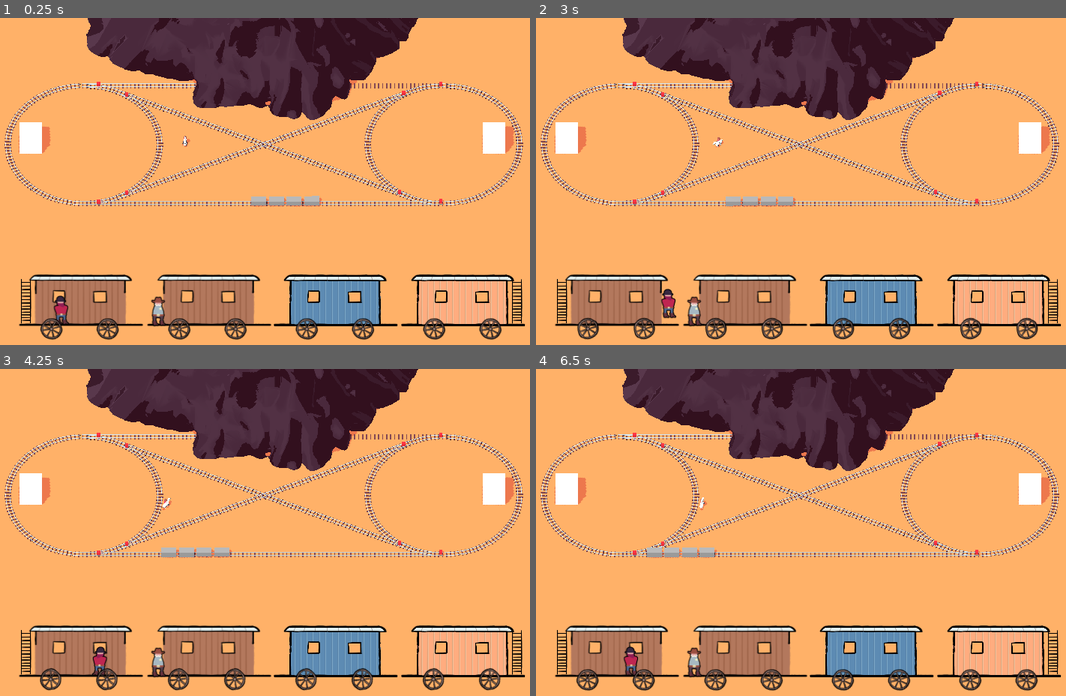
Above: before the commit, frames 1-4 (two rows, left to right).
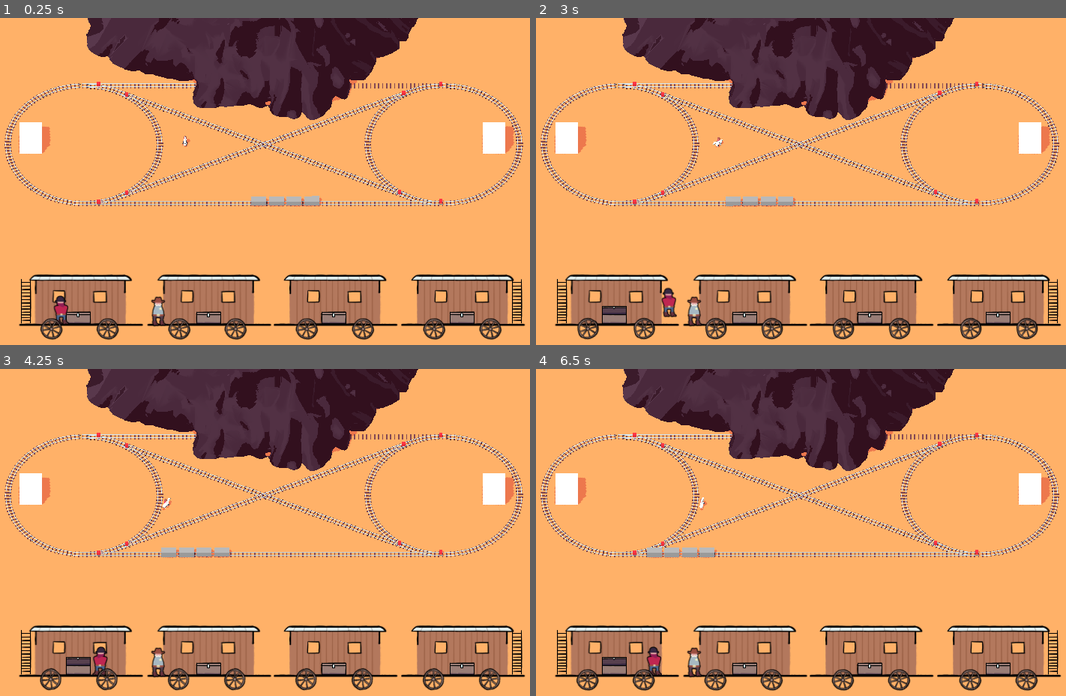
Above: after the commit, the same moments.

Repository: Miltage/train-heist
Game: Godot game, scene res://scenes/main.tscn
The game is run twice, just before and just after one commit, with the same random seed, the same clock (stepped at 60 frames per second) and the same inputs.
Inputs (mouse positions are in pixels of both pictures, inside the frame that each line leads up to):
- Up to frame 1 (0.25 s): no input
- Up to frame 2 (3 s): move the mouse to (938, 168) at 0.52 s; hold D (steer_right) 0.53-1.28 s; click (938, 168) at 0.6 s; right-click (938, 168) at 0.8 s; move the mouse to (684, 204) at 1.27 s; hold S (move_backward) 1.28-2.03 s; right-click (684, 204) at 1.35 s; click (684, 204) at 1.55 s; move the mouse to (864, 112) at 2.02 s; hold D (steer_right) 2.03-2.78 s; click (864, 112) at 2.1 s; right-click (864, 112) at 2.3 s; move the mouse to (774, 253) at 2.77 s; hold W (move_forward) from 2.78 s (still down); right-click (774, 253) at 2.85 s
- Up to frame 3 (4.25 s): click (238, 604) at 3.05 s; move the mouse to (450, 588) at 3.52 s; release W (move_forward) at 3.53 s; hold A (steer_left) from 3.53 s (still down); click (450, 588) at 3.6 s; right-click (450, 588) at 3.8 s
- Up to frame 4 (6.5 s): move the mouse to (626, 486) at 4.27 s; right-click (626, 486) at 4.35 s; click (626, 486) at 4.55 s; move the mouse to (838, 539) at 5.02 s; release A (steer_left) at 5.03 s; hold S (move_backward) 5.03-5.78 s; click (838, 539) at 5.1 s; right-click (838, 539) at 5.3 s; move the mouse to (716, 454) at 5.77 s; hold D (steer_right) from 5.78 s (still down); right-click (716, 454) at 5.85 s; click (716, 454) at 6.05 s

The runs differ from the first frame. In frame 1, 4.9% of the frame differs, in the area x 12-100%, y 78-95%; in frame 2, 5.1%; in frame 3, 5.0%; in frame 4, 5.3%.

Commit message:
Add chests

Diff:
--- a/project.godot
+++ b/project.godot
@@ -51,6 +51,16 @@
 , Object(InputEventKey,"resource_local_to_scene":false,"resource_name":"","device":-1,"window_id":0,"alt_pressed":false …(186 unchanged characters)…
 ]
 }
+interact={
+"deadzone": 0.2,
+"events": [Object(InputEventMouseButton,"resource_local_to_scene":false,"resource_name":"","device":-1,"window_id":0,"alt_pressed":false,"shift_pressed":false,"ctrl_pressed":false,"meta_pressed":false,"button_mask":0,"position":Vector2(0, 0),"global_position":Vector2(0, 0),"factor":1.0,"button_index":1,"canceled":false,"pressed":false,"double_click":false,"script":null)
+]
+}
+interact2={
+"deadzone": 0.2,
+"events": [Object(InputEventMouseButton,"resource_local_to_scene":false,"resource_name":"","device":-1,"window_id":0,"alt_pressed":false,"shift_pressed":false,"ctrl_pressed":false,"meta_pressed":false,"button_mask":0,"position":Vector2(0, 0),"global_position":Vector2(0, 0),"factor":1.0,"button_index":2,"canceled":false,"pressed":false,"double_click":false,"script":null)
+]
+}
 
 [physics]
 
--- /dev/null
+++ b/scenes/chest.tscn
@@ -0,0 +1,35 @@
+[gd_scene load_steps=7 format=3 uid="uid://bbfkc27lg5t4k"]
+
+[ext_resource type="Script" uid="uid://bgdn1fdu526kd" path="res://scripts/Chest.gd" id="1_yhylo"]
+[ext_resource type="Texture2D" uid="uid://g5wdwbvtrqk7" path="res://krita/chest_closed.png" id="1_yue2o"]
+[ext_resource type="Texture2D" uid="uid://dmcq15fmc0lpw" path="res://krita/chest_locked.png" id="2_yhylo"]
+[ext_resource type="Texture2D" uid="uid://785i8upxmo0y" path="res://krita/chest_open.png" id="3_w02o5"]
+[ext_resource type="Texture2D" uid="uid://ccad4pie2g2e2" path="res://krita/chest_hidden.png" id="4_ilhio"]
+
+[sub_resource type="RectangleShape2D" id="RectangleShape2D_w02o5"]
+size = Vector2(99, 92)
+
+[node name="Chest" type="Area2D"]
+script = ExtResource("1_yhylo")
+
+[node name="Closed" type="Sprite2D" parent="."]
+texture = ExtResource("1_yue2o")
+
+[node name="Locked" type="Sprite2D" parent="."]
+visible = false
+texture = ExtResource("2_yhylo")
+
+[node name="Open" type="Sprite2D" parent="."]
+visible = false
+texture = ExtResource("3_w02o5")
+
+[node name="Hidden" type="Sprite2D" parent="."]
+visible = false
+texture = ExtResource("4_ilhio")
+
+[node name="CollisionShape2D" type="CollisionShape2D" parent="."]
+position = Vector2(-1.5, 5)
+shape = SubResource("RectangleShape2D_w02o5")
+
+[connection signal="body_entered" from="." to="." method="_on_body_entered"]
+[connection signal="body_exited" from="." to="." method="_on_body_exited"]
--- a/scenes/train_2d.tscn
+++ b/scenes/train_2d.tscn
@@ -1,10 +1,11 @@
-[gd_scene load_steps=12 format=3 uid="uid://brbwxgxrrsa7n"]
+[gd_scene load_steps=13 format=3 uid="uid://brbwxgxrrsa7n"]
 
 [ext_resource type="PackedScene" uid="uid://cl4ugtlkr2pph" path="res://scenes/carriage_2d.tscn" id="1_a8ued"]
 [ext_resource type="Script" uid="uid://bjmx3r3rihifq" path="res://scripts/Train2D.gd" id="1_qe48q"]
 [ext_resource type="Texture2D" uid="uid://dh4flpxjuanh6" path="res://krita/sheriff.png" id="3_823e8"]
 [ext_resource type="PackedScene" uid="uid://irdqu84riblt" path="res://scenes/bandit.tscn" id="3_jwsgh"]
 [ext_resource type="Texture2D" uid="uid://cjtxq5hhngj8g" path="res://krita/front4.png" id="4_kgevx"]
+[ext_resource type="PackedScene" uid="uid://bbfkc27lg5t4k" path="res://scenes/chest.tscn" id="4_ko07q"]
 [ext_resource type="Texture2D" uid="uid://0rvxjh72r8ye" path="res://krita/front2.png" id="6_ac5vk"]
 [ext_resource type="Texture2D" uid="uid://cwyhyb5clg7uv" path="res://krita/front3.png" id="7_jwsgh"]
 [ext_resource type="Texture2D" uid="uid://23cks6cw1hkv" path="res://krita/front1.png" id="8_mnbqa"]
@@ -39,6 +40,22 @@
 [node name="Carriage4" parent="." instance=ExtResource("1_a8ued")]
 position = Vector2(2436, 216)
 
+[node name="Chest1" parent="." instance=ExtResource("4_ko07q")]
+position = Vector2(1077.5, 295)
+scale = Vector2(1, 1)
+
+[node name="Chest2" parent="." instance=ExtResource("4_ko07q")]
+position = Vector2(1745, 295)
+scale = Vector2(1, 1)
+
+[node name="Chest3" parent="." instance=ExtResource("4_ko07q")]
+position = Vector2(2430, 295)
+scale = Vector2(1, 1)
+
+[node name="Chest4" parent="." instance=ExtResource("4_ko07q")]
+position = Vector2(382.5, 295)
+scale = Vector2(1, 1)
+
 [node name="Bandit" parent="." instance=ExtResource("3_jwsgh")]
 position = Vector2(290, 257.5)
 
@@ -57,10 +74,12 @@
 texture = ExtResource("6_ac5vk")
 
 [node name="Front3" type="Sprite2D" parent="."]
+visible = false
 position = Vector2(1757.5, 217.5)
 texture = ExtResource("7_jwsgh")
 
 [node name="Front4" type="Sprite2D" parent="."]
+visible = false
 position = Vector2(2437.5, 217.5)
 texture = ExtResource("8_mnbqa")
 
--- a/scripts/Bandit.gd
+++ b/scripts/Bandit.gd
@@ -7,12 +7,16 @@
 var onLadder:bool = false
 
 func get_input():
+    if (!visible):
+        velocity = Vector2.ZERO
+        return
+
     var input_dir = Input.get_axis("steer_left", "steer_right")
     velocity = Vector2(input_dir * speed, velocity.y)
 
     if (Input.is_action_just_pressed("move_forward")):
         if (overlappingLadder): onLadder = true
-        else: velocity.y = -200
+        else: velocity.y = -220
 
     if (velocity.x < 0): dir = -1
     elif (velocity.x > 0): dir = 1
--- a/scripts/Carriage2D.gd
+++ b/scripts/Carriage2D.gd
@@ -1 +1,2 @@
+class_name Carriage2D
 extends Sprite2D
--- /dev/null
+++ b/scripts/Chest.gd
@@ -0,0 +1,59 @@
+class_name Chest
+extends Node2D
+
+signal bandit_entered
+signal bandit_exited
+
+enum ChestState {
+	OPEN,
+	CLOSED,
+	LOCKED,
+	HIDING
+}
+
+var banditOverlapping:bool = false
+var locked:bool = false
+var state:ChestState = ChestState.CLOSED : set = set_state
+
+func _on_body_entered(body:Node2D) -> void:
+	if (body is Bandit): banditOverlapping = true
+
+func _on_body_exited(body:Node2D) -> void:
+	if (body is Bandit): banditOverlapping = false
+
+func on_primary_interact() -> void:
+	if (state == ChestState.CLOSED):
+		state = ChestState.OPEN
+	elif (state == ChestState.OPEN):
+		state = ChestState.HIDING
+		bandit_entered.emit()
+	elif (state == ChestState.HIDING):
+		state = ChestState.OPEN
+		bandit_exited.emit()
+
+func on_secondary_interact() -> void:
+	if (state == ChestState.OPEN):
+		state = ChestState.HIDING
+		bandit_entered.emit()
+	elif (state == ChestState.HIDING):
+		state = ChestState.OPEN
+		bandit_exited.emit()
+
+func _input(_event: InputEvent) -> void:
+	if (Input.is_action_just_pressed("interact") && banditOverlapping):
+		on_primary_interact()
+	# elif (Input.is_action_just_pressed("interact2") && banditOverlapping):
+	# 	on_secondary_interact()
+
+func set_state(newState:ChestState) -> void:
+	state = newState
+
+	$Closed.hide()
+	$Open.hide()
+	$Hidden.hide()
+	$Locked.hide()
+
+	if (state == ChestState.CLOSED): $Closed.show()
+	elif (state == ChestState.OPEN): $Open.show()
+	elif (state == ChestState.HIDING): $Hidden.show()
+	elif (state == ChestState.LOCKED): $Lockedd.show()
--- a/scripts/Train2D.gd
+++ b/scripts/Train2D.gd
@@ -11,3 +11,19 @@
     $Wheel6.rotation += delta * speed
     $Wheel7.rotation += delta * speed
     $Wheel8.rotation += delta * speed
+
+func _ready() -> void:
+    $Chest1.bandit_entered.connect(_on_bandit_entered_chest)
+    $Chest2.bandit_entered.connect(_on_bandit_entered_chest)
+    $Chest3.bandit_entered.connect(_on_bandit_entered_chest)
+    $Chest4.bandit_entered.connect(_on_bandit_entered_chest)
+    $Chest1.bandit_exited.connect(_on_bandit_exited_chest)
+    $Chest2.bandit_exited.connect(_on_bandit_exited_chest)
+    $Chest3.bandit_exited.connect(_on_bandit_exited_chest)
+    $Chest4.bandit_exited.connect(_on_bandit_exited_chest)
+
+func _on_bandit_entered_chest() -> void:
+    $Bandit.hide()
+
+func _on_bandit_exited_chest() -> void:
+    $Bandit.show()
Binary file added: krita/chest_closed.png
Not shown, added: krita/chest_closed.png.import
Binary file added: krita/chest_hidden.png
Not shown, added: krita/chest_hidden.png.import
Binary file added: krita/chest_locked.png
Not shown, added: krita/chest_locked.png.import
Binary file added: krita/chest_open.png
Not shown, added: krita/chest_open.png.import
Not shown, added: scripts/Chest.gd.uid
Not shown, changed: krita/train.kra
Not shown, changed: krita/train.kra~
